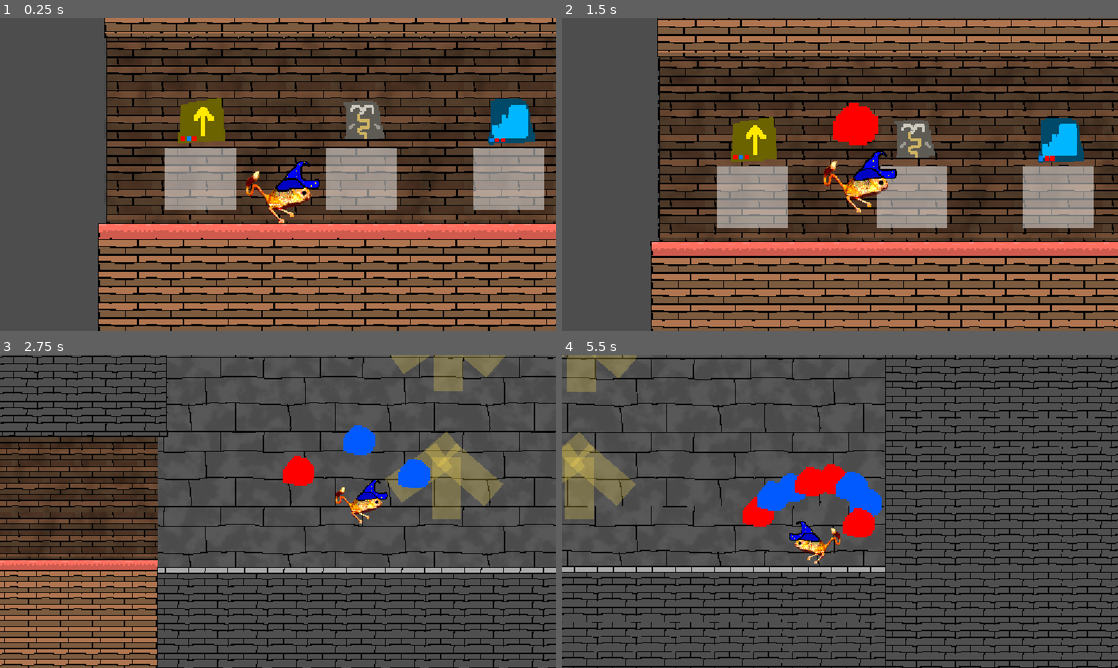
Above: before the commit, frames 1-4 (two rows, left to right).
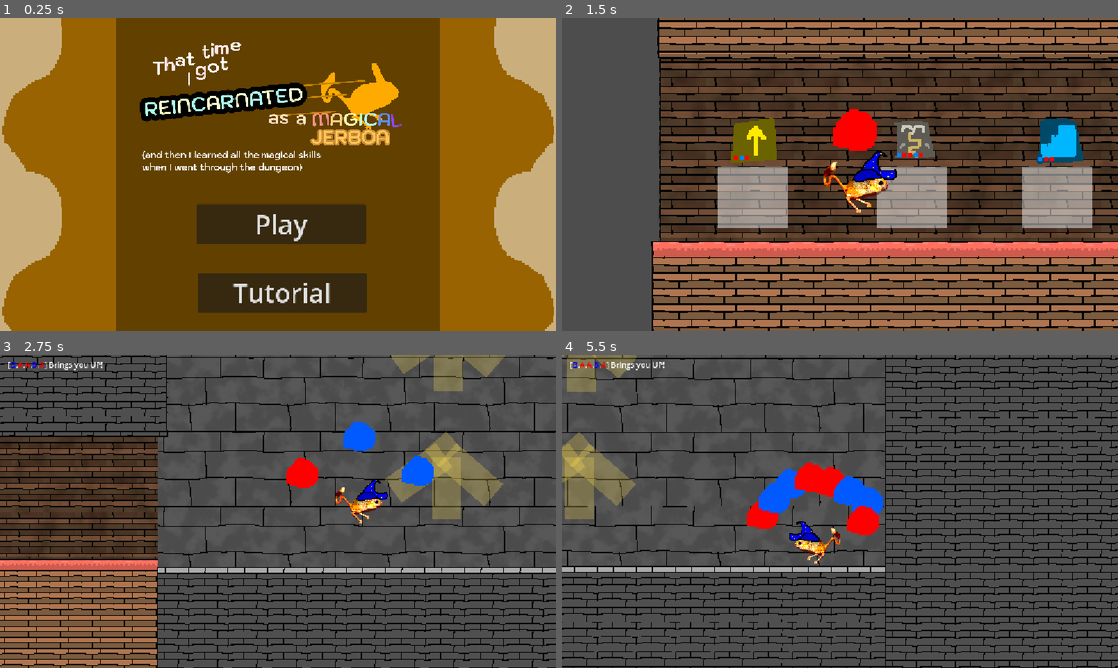
Above: after the commit, the same moments.

Repository: Kaplin86/magical-jerboa
Game: Godot game, scene res://scenes/mainMenu.tscn
The game is run twice, just before and just after one commit, with the same random seed, the same clock (stepped at 60 frames per second) and the same inputs. Before the commit the project starts from res://scenes/main.tscn.
Inputs (mouse positions are in pixels of both pictures, inside the frame that each line leads up to):
- Up to frame 1 (0.25 s): no input
- Up to frame 2 (1.5 s): click (845, 293) at 0.5 s, where only the run after the commit has a clickable "Tutorial"; tap Enter at 1.25 s; move the mouse to (962, 158) at 1.27 s; hold Right (right) from 1.28 s (still down); tap Q (a) at 1.35 s; click (962, 158) at 1.42 s
- Up to frame 3 (2.75 s): keep holding Right (right); tap W (up) at 1.52, 1.82, 2.27, 2.3, 2.57 s; tap E (b) at 1.55, 2.1 s; move the mouse to (166, 527) at 2.02 s
- Up to frame 4 (5.5 s): move the mouse to (895, 442) at 2.77 s; release Right (right) at 2.78 s; hold Left (left) 2.78-3.53 s; tap W (up) at 2.85, 3.77, 4.07, 4.52, 4.55, 4.82, 5.27 s; tap Q (a) at 3.05, 3.6, 5.3 s; move the mouse to (812, 574) at 3.52 s; hold Right (right) 3.53-5.03 s; click (812, 574) at 3.67 s; tap E (b) at 3.8, 4.35 s; move the mouse to (1006, 558) at 4.27 s; move the mouse to (673, 464) at 5.02 s; hold Left (left) from 5.03 s (still down); tap Alt at 5.1 s

The runs differ from the first frame. In frame 1, 99% of the frame differs, in the area x 0-100%, y 0-100%; in frame 2, 17%; in frame 3, 1.3%; in frame 4, 1.0%.
Error after the commit: Cannot call method 'change_scene_to_file' on a null value. (res://scripts/main_menu.gd:15)

Commit message:
spell display

Diff:
--- a/project.godot
+++ b/project.godot
@@ -11,7 +11,7 @@
 [application]
 
 config/name="Magical Jerboa"
-run/main_scene="uid://qncvxxlewi13"
+run/main_scene="uid://urapcutt2an1"
 config/features=PackedStringArray("4.7", "Forward Plus")
 config/icon="res://icon.svg"
 
--- a/scenes/inbetween_room.tscn
+++ b/scenes/inbetween_room.tscn
@@ -221,7 +221,7 @@
 text = "Stairwell"
 horizontal_alignment = 1
 
-[node name="Desc" type="Label" parent="CanvasLayer" unique_id=539568079]
+[node name="Desc" type="RichTextLabel" parent="CanvasLayer" unique_id=187730687]
 anchors_preset = 14
 anchor_top = 0.5
 anchor_right = 1.0
@@ -232,7 +232,8 @@
 grow_vertical = 2
 theme_override_colors/font_outline_color = Color(0, 0, 0, 1)
 theme_override_constants/outline_size = 18
-theme_override_font_sizes/font_size = 32
+theme_override_font_sizes/normal_font_size = 29
+bbcode_enabled = true
 text = "[A,B,A] Propels you high into the air!"
 horizontal_alignment = 1
 
--- a/scenes/main.tscn
+++ b/scenes/main.tscn
@@ -3,6 +3,7 @@
 [ext_resource type="PackedScene" uid="uid://djpj3uvtlnmfa" path="res://scenes/player/jerboa.tscn" id="2_sugp2"]
 [ext_resource type="Script" uid="uid://vymndjqb0srr" path="res://scripts/spellManager.gd" id="3_jyhfs"]
 [ext_resource type="PackedScene" uid="uid://bwocctxqtkuur" path="res://scenes/inbetween_room.tscn" id="4_jyhfs"]
+[ext_resource type="Script" uid="uid://buo2nnx07fwqw" path="res://scripts/currentSpellsList.gd" id="4_tbgi4"]
 
 [sub_resource type="RectangleShape2D" id="RectangleShape2D_4kxuq"]
 size = Vector2(54, 436.5)
@@ -28,3 +29,17 @@
 [node name="CollisionShape2D" type="CollisionShape2D" parent="StaticBody2D" unique_id=941036620]
 position = Vector2(-1037, 405.75)
 shape = SubResource("RectangleShape2D_4kxuq")
+
+[node name="CanvasLayer" type="CanvasLayer" parent="." unique_id=1765873482]
+layer = 3
+script = ExtResource("4_tbgi4")
+
+[node name="VBoxContainer" type="VBoxContainer" parent="CanvasLayer" unique_id=1322772931]
+offset_left = 16.0
+offset_top = 8.0
+offset_right = 305.0
+offset_bottom = 520.0
+
+[node name="RichTextLabel" type="RichTextLabel" parent="CanvasLayer/VBoxContainer" unique_id=1704516102]
+layout_mode = 2
+fit_content = true
--- a/scenes/mainMenu.tscn
+++ b/scenes/mainMenu.tscn
@@ -3,9 +3,15 @@
 [ext_resource type="Texture2D" uid="uid://lrhkxj4kbo7x" path="res://art/purewhitejerboa.png" id="1_3d1i7"]
 [ext_resource type="Script" uid="uid://cu37h2jn7o353" path="res://scripts/main_menu.gd" id="1_48ign"]
 [ext_resource type="Texture2D" uid="uid://cl8t6tufh6qlm" path="res://art/LOGO.svg" id="1_qkhwq"]
+[ext_resource type="Texture2D" uid="uid://d2ef1l12o5ik3" path="res://art/weirdborderthing.png" id="4_l7wge"]
 
 [node name="Node2D" type="Node2D" unique_id=1762813452]
 script = ExtResource("1_48ign")
+
+[node name="ColorRect2" type="ColorRect" parent="." unique_id=1590950755]
+offset_right = 1152.0
+offset_bottom = 649.0
+color = Color(0.59469044, 0.38941714, 4.813075e-07, 1)
 
 [node name="ColorRect" type="ColorRect" parent="." unique_id=835934066]
 offset_left = 240.0
@@ -14,16 +20,17 @@
 offset_bottom = 766.0
 color = Color(0, 0, 0, 0.3529412)
 
-[node name="Purewhitejerboa" type="Sprite2D" parent="." unique_id=1814211808]
-position = Vector2(746, 161.00002)
-rotation = -0.1370411
-scale = Vector2(0.40380448, 0.40380448)
-texture = ExtResource("1_3d1i7")
-
 [node name="Logo" type="Sprite2D" parent="." unique_id=82844426]
 position = Vector2(570, 182.00003)
 scale = Vector2(0.528193, 0.528193)
 texture = ExtResource("1_qkhwq")
+
+[node name="Purewhitejerboa" type="Sprite2D" parent="Logo" unique_id=1814211808]
+show_behind_parent = true
+position = Vector2(333.21155, -39.75821)
+rotation = -0.1370411
+scale = Vector2(0.76450175, 0.76450175)
+texture = ExtResource("1_3d1i7")
 
 [node name="Button" type="Button" parent="." unique_id=1111156286]
 offset_left = 408.0
@@ -33,4 +40,39 @@
 theme_override_font_sizes/font_size = 54
 text = "Play"
 
+[node name="Button2" type="Button" parent="." unique_id=585556970]
+offset_left = 410.0
+offset_top = 528.0
+offset_right = 760.0
+offset_bottom = 610.0
+theme_override_font_sizes/font_size = 54
+text = "Tutorial"
+
+[node name="Parallax2D" type="Parallax2D" parent="." unique_id=917704747]
+modulate = Color(1, 1, 1, 0.4862745)
+repeat_size = Vector2(0, 752.94)
+autoscroll = Vector2(0, 180)
+repeat_times = 3
+
+[node name="TextureRect" type="TextureRect" parent="Parallax2D" unique_id=56838267]
+offset_left = 1024.0
+offset_top = -100.99999
+offset_right = 1059.0
+offset_bottom = 98.06338
+scale = Vector2(3.7827148, 3.7827148)
+texture = ExtResource("4_l7wge")
+stretch_mode = 1
+
+[node name="TextureRect2" type="TextureRect" parent="Parallax2D" unique_id=351621367]
+offset_left = -3.0
+offset_top = -100.99999
+offset_right = 32.0
+offset_bottom = 98.06338
+scale = Vector2(3.7827148, 3.7827148)
+texture = ExtResource("4_l7wge")
+stretch_mode = 1
+flip_h = true
+
 [connection signal="pressed" from="Button" to="." method="_on_button_pressed"]
+[connection signal="pressed" from="Button2" to="." method="_on_button_pressed"]
+[connection signal="pressed" from="Button2" to="." method="_on_button_2_pressed"]
--- /dev/null
+++ b/scripts/currentSpellsList.gd
@@ -0,0 +1,17 @@
+extends CanvasLayer
+
+func _ready() -> void:
+	GlobalVars.unlockedSpellsChanged.connect(render)
+
+func render():
+	print("yoyoyo")
+	for I in $VBoxContainer.get_children():
+		I.queue_free()
+
+	for I in GlobalVars.SpellSource:
+		if I["code"] in GlobalVars.unlockedSpells:
+			var newcode =RichTextLabel.new()
+			newcode.bbcode_enabled = true
+			newcode.fit_content = true
+			newcode.text = I["desc"]
+			$VBoxContainer.add_child(newcode)
--- a/scripts/globalVars.gd
+++ b/scripts/globalVars.gd
@@ -8,21 +8,24 @@
 
 var playedRooms = []
 
+var previousUnlockedSPells = []
+signal unlockedSpellsChanged
+
 var SpellSource = [
 	{"name":"Super Jump",
-	"desc":"[A,B,A] Propels you high into the air!",
+	"desc":"[[color=red]A[/color],[color=blue]B[/color],[color=red]A[/color]] Propels you high into the air!",
 	"code" : [0,1,0],
 	"texture": preload("res://art/upgrade/bigboost.png"),
 	 "scene":  preload("res://scenes/spells/superjump.tscn")},
 	{"name":"Stairway Creation",
 	"texture":preload("res://art/upgrade/stair.png"),
-	"desc":"[B,A,A] Creates a stairway infront of you",
+	"desc":"[[color=blue]B[/color],[color=red]A[/color],[color=red]A[/color]] Creates a stairway infront of you",
 	"code" : [1,0,0],
 	"scene" : preload("res://scenes/spells/stairwaycreation.tscn")
 	},
 	{"name":"Grappling Hook",
 	"texture":preload("res://art/upgrade/grappling.png"),
-	"desc":"[B,A,A,B,A] Brings you UP!",
+	"desc":"[[color=blue]B[/color],[color=red]A[/color],[color=red]A[/color],[color=blue]B[/color],[color=red]A[/color]] Brings you UP!",
 	"code" : [1,0,0,1,0],
 	"scene" : preload("res://scenes/spells/grapplingHook.tscn")
 	}
@@ -32,7 +35,7 @@
 var rooms = [
 	{"neededSpells":[[0,1,0]],"path":"res://scenes/rooms/bigJumpRoomOne.tscn"},
 	{"neededSpells":[[0,1,0]],"path":"res://scenes/rooms/bigJumpRoomTwo.tscn"},
-	{"neededSpells":[[0,1,0]],"path":"res://scenes/rooms/bigJumpRoomThree.tscn"},
+	{"neededSpells":[[0,1,0],[1,0,0]],"path":"res://scenes/rooms/bigJumpRoomThree.tscn"},
 	{"neededSpells":[[1,0,0]],"path":"res://scenes/rooms/stairsroom1.tscn"},
 	{"neededSpells":[[1,0,0]],"path":"res://scenes/rooms/stairsroom2.tscn"},
 	{"neededSpells":[[1,0,0,1,0]],"path":"res://scenes/rooms/grapplinghookroom1.tscn"},
@@ -61,3 +64,8 @@
 		if not I.get("code") in unlockedSpells:
 			speller.append(SpellSource.find(I))
 	return speller
+
+func _process(delta: float) -> void:
+	if previousUnlockedSPells != unlockedSpells:
+		previousUnlockedSPells = unlockedSpells.duplicate(true)
+		unlockedSpellsChanged.emit()
--- a/scripts/main_menu.gd
+++ b/scripts/main_menu.gd
@@ -1,5 +1,15 @@
 extends Node2D
 
+var dt = 0.0
 
 func _on_button_pressed() -> void:
 	get_tree().change_scene_to_file("res://scenes/main.tscn")
+
+func _process(delta: float) -> void:
+	dt += delta
+	$Logo.global_position = Vector2(570,182 + sin(dt * 4) * 4)
+	$Logo/Purewhitejerboa.position.y = (sin(dt*12) * 5) + -39.758
+
+
+func _on_button_2_pressed() -> void:
+	get_tree().change_scene_to_file("res://scenes/main.tscn")
Binary file changed: art/upgrade/grappling.png
Binary file added: art/weirdborderthing.png
Not shown, added: art/weirdborderthing.png.import
Not shown, added: scripts/currentSpellsList.gd.uid
Not shown, added: scenes/main.tscn57041328417.tmp
